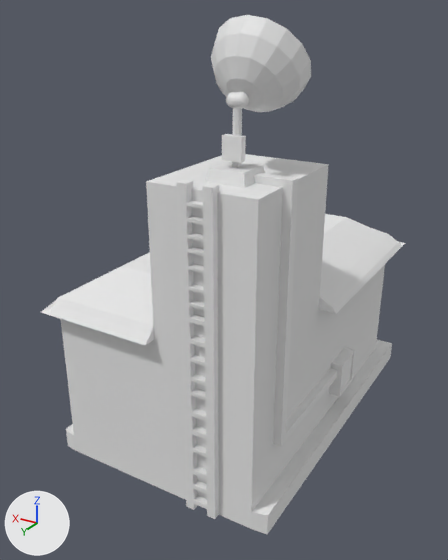
An edit to the Blender file Assets/Resources/Models/researchcentre.blend, drawn before and after from the same camera.
Before and after are seen from a 50 mm camera at (-16.4, 33.8, 21.0) aimed at (-0.2, 6.8, 7.5). The lights are fixed; the arrows at lower left show +X, +Y and +Z.

Objects in the first picture: 'Cube', 'Cube.007', 'antenna', 'cable', 'ladder'.
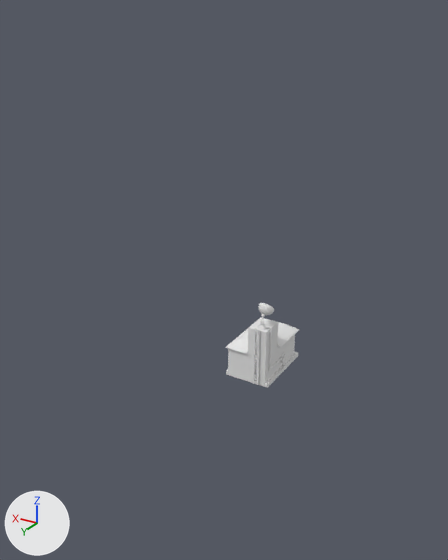
What differs and where, as boxes (x1, y1, x2, y2) in the pictures (448 x 560 px):
'Cube', deleted: before (41, 154, 405, 534)
'ladder', reshaped, moved, rescaled (73% wider, 75% shorter): before (176, 180, 219, 519); after (225, 303, 300, 388)
'antenna', deleted: before (206, 15, 311, 188)
'cable', deleted: before (254, 173, 338, 447)
'Cube.007', deleted: before (329, 348, 355, 397)
part 1 of me_cube_010, added: after (225, 318, 300, 388)
part 2 of me_cube_010, added: after (258, 303, 274, 315)
part 3 of me_cube_010, added: after (257, 323, 267, 330)

What the commit changed:
me_cube_010 is used by ob_ladder; location (-2.96, 14.38, -0.01); scale (0.22, 0.244, 1.0).
Verts and faces of me_cube_010; kept vertices keep their numbers, new ones are numbered from 304.
me_cube_010 had 304 vertices, 336 faces and spanned x -6.4..1.0, y -1.0..1.0, z -1.0..15.1.
me_cube_010 now has 843 vertices, 864 faces and spans x -18.2..39.0, y -78.9..1.2, z -1.4..21.0.
me_cube_010 part 1: a new loose piece of 208 vertices spanning x -18.2..39.0, y -78.9..1.2, z -1.4..14.5, in mat_material (white #e7e7e7).
me_cube_010 part 2: a new loose piece of 65 vertices spanning x -14.2..4.9, y -22.9..-8.9, z 17.3..21.0, in mat_material (white #e7e7e7).
Part 3, on me_cube_010:
New vertex 304 is at (-9.2, -13.2, 14.4).
New vertex 305 is at (-8.2, -12.3, 15.3), pixel (266, 324).
New vertex 306 is at (-9.2, -5.0, 14.4), pixel (264, 330).
New vertex 307 is at (-8.2, -5.9, 15.3), pixel (263, 326).
New vertex 308 is at (-0.1, -13.2, 14.4).
New vertex 309 is at (-1.1, -12.3, 15.3).
New vertex 310 is at (-0.1, -5.0, 14.4), pixel (257, 328).
New vertex 311 is at (-1.1, -5.9, 15.3), pixel (258, 325).
New faces: (304, 305, 307, 306), (306, 307, 311, 310), (308, 310, 311, 309), (304, 308, 309, 305), (304, 306, 310, 308), (305, 309, 311, 307).
me_cube_010 now uses material mat_material (white #e7e7e7).
Object 'cable' (ob_cable) is deleted.
Object 'ladder' (ob_ladder) moves from (-2.96, 14.38, -0.01) to (-0.93, 4.48, 0.09).
Object 'ladder' (ob_ladder) is rescaled from (0.22, 0.244, 1.0) to (0.0528, 0.0585, 0.24).
Object 'antenna' (ob_antenna) is deleted.
Object 'Cube.007' (ob_cube_007) is deleted.
Object 'Cube' (ob_cube) is deleted.
